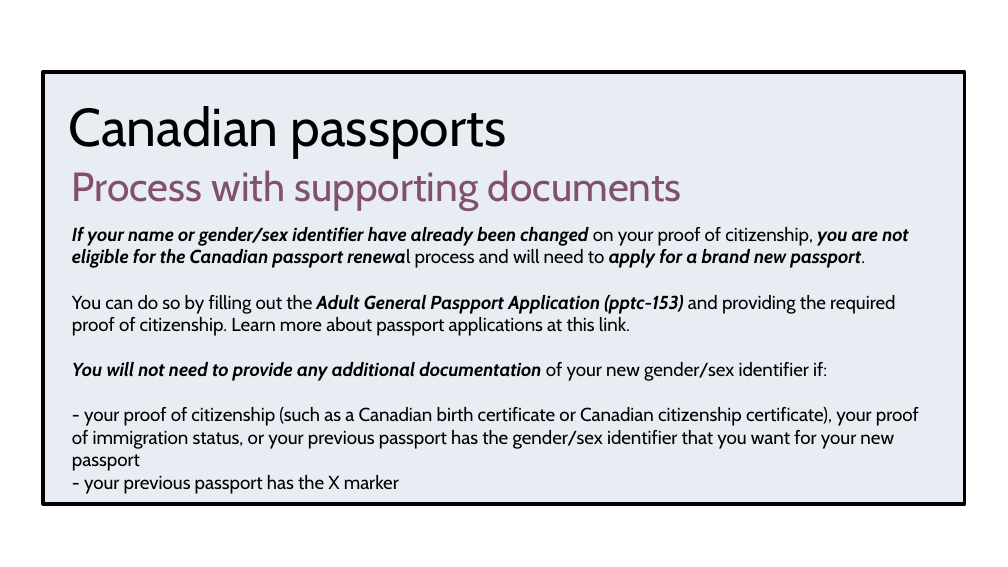
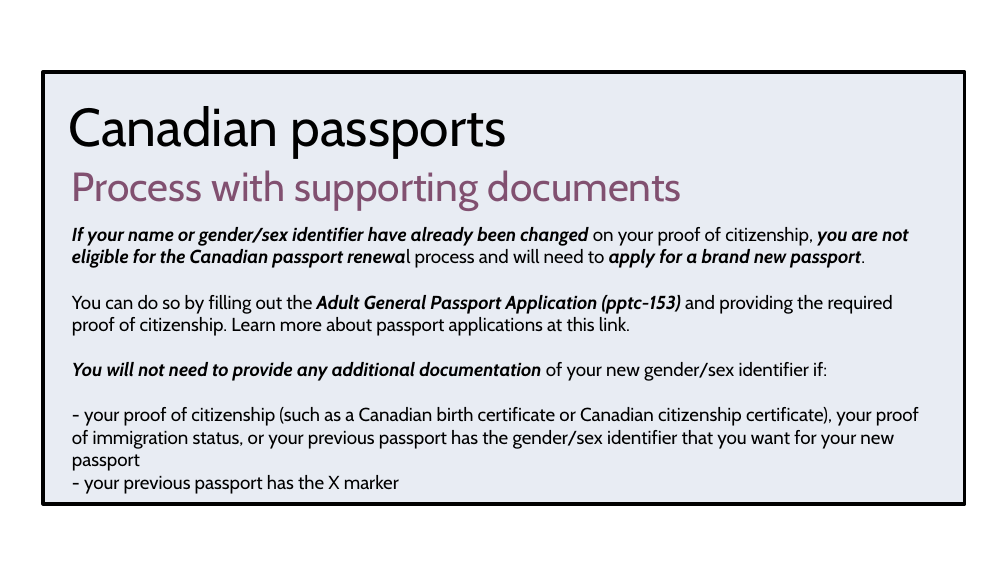
Before and after one commit to torontopubliclibra/tg-id-beta, a slide deck: slide 24 of data/tg-id-0425.odp. Drawn at 1008x567 pixels with LibreOffice and Linux fonts; fonts in the diff are those of the drawing; background and template pictures are left out. Boxes give left, top, right and bottom in pixels: in the first picture for what was removed or moved away, otherwise in the second. Text is boxed around its words. In the diff, an @@ line names an element or a change of style, - is before the commit and + after.

```diff
--- a/data/tg-id-0425.odp
+++ b/data/tg-id-0425.odp
@@ text at (72,295,893,336): text changed @@
-You can do so by filling out the Adult General Paspport Application (pptc-153) and providing the required proof of citizenship. Learn more about passport applications at this link.
+You can do so by filling out the Adult General Passport Application (pptc-153) and providing the required proof of citizenship. Learn more about passport applications at this link.
```
Also in this commit, not shown: 4 other files.
